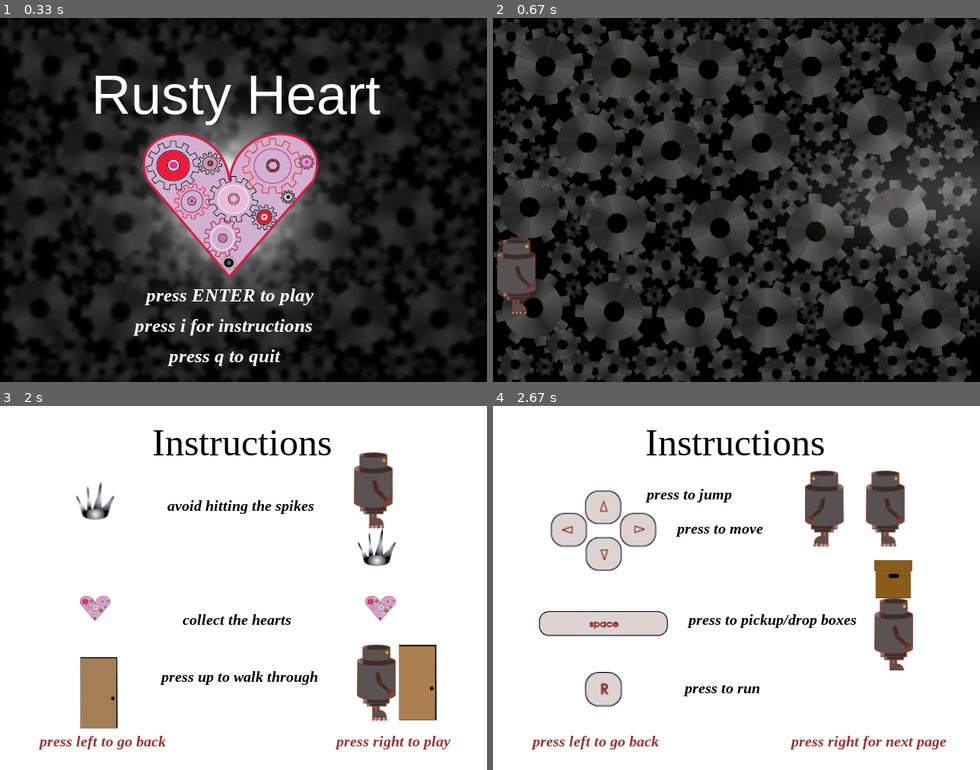
Above: before the commit, frames 1-4 (two rows, left to right).
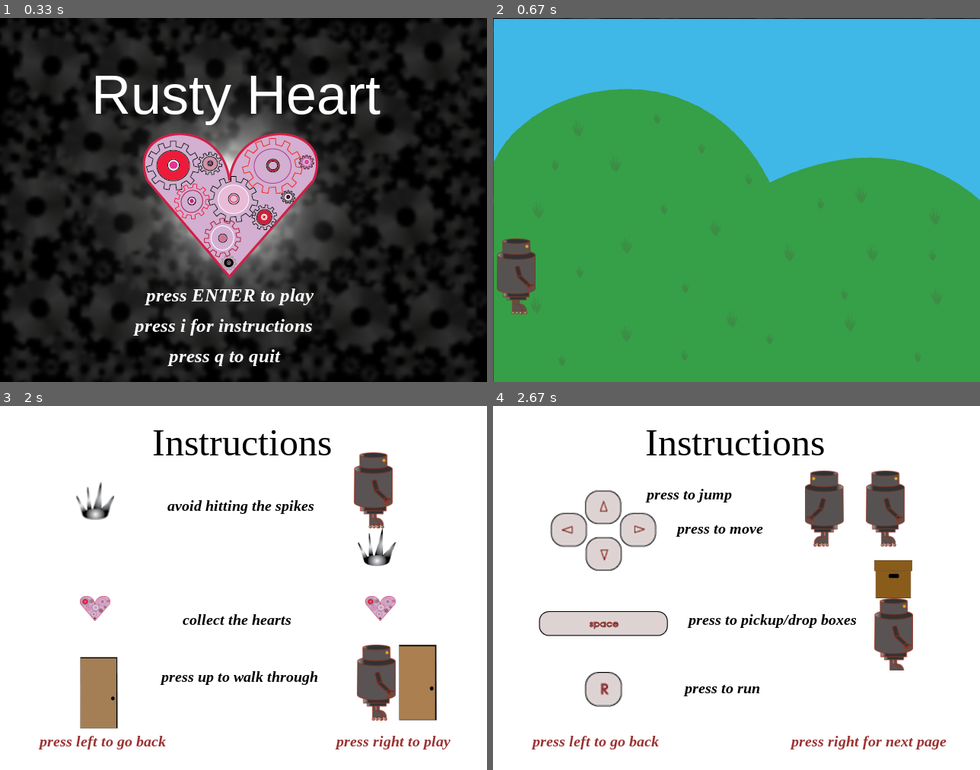
Above: after the commit, the same moments.

Repository: beatriceliang/RustyHeart
Game: pygame game, started from RustyHeart.py
Two runs of this game, one before a commit and one after it. Both use one fixed random seed, a clock stepped at 60 frames per second and the inputs below. The source is Python 2; it was converted automatically to run under Python 3.
Inputs:
- Up to frame 1 (0.33 s): no input
- Up to frame 2 (0.67 s): tap Enter at 0.33 s
- Up to frame 3 (2 s): tap Space at 0.67 s; tap Enter at 1 s; tap I at 1.33 s; hold Right from 1.67 s (still down)
- Up to frame 4 (2.67 s): release Right at 2.13 s; hold Left 2.17-2.63 s

Frame 1 is identical in both runs. In frame 2, 99% of the frame differs, in the area x 0-100%, y 0-100%; in frame 3, less than 0.1%; in frame 4, nothing differs.

Commit message:
changed from mp3 to wav

Diff:
--- a/RustyHeart.py
+++ b/RustyHeart.py
@@ -122,7 +122,7 @@
 					column += cardboardSize
 					mCount = 0
 				elif obj == 'C':
-					self.heart = Heart.Heart([column, row])
+					self.heart = Heart.Heart([column+10, row+10])
 					self.objects.append(self.heart)
 					cbox = box.Box([column,row],"cardboard",self.rusty,boxImages)
 					self.objects.append(cbox)
@@ -155,6 +155,9 @@
 		soundstate = "start"
 		pygame.mixer.music.load('music/start.mp3')
 		pygame.mixer.music.play(-1)
+
+		startMusic = pygame.mixer.music.load('music/start.mp3')
+
 		jump = pygame.mixer.Sound( "music/jumping.wav" )
 		jump.set_volume(0.05)
 		pickup = pygame.mixer.Sound( "music/pickup.wav" )
@@ -201,7 +204,7 @@
 							self.state = "sandbox"
 							pygame.mixer.music.load('music/chaos.mp3')
 							soundstate = "play"
-							self.loadLevel('levels/level0.csv','factory')
+							self.loadLevel('levels/level0.csv','outdoor')
 
 
 				pygame.display.update(self.refresh)
@@ -228,7 +231,7 @@
 								self.Door = None
 								self.rusty.box = None
 
-								self.loadLevel('levels/level1.csv','outdoor')
+								self.loadLevel('levels/level1.csv','factory')
 								level.play()
 
 
Binary file changed: images/leaf.png
Binary file changed: images/littleHeart.png
Not shown, changed: Heart.pyc
Not shown, added: music/Adventure Meme.wav
Not shown, added: music/All This.mp3
Not shown, added: music/All This.wav
Not shown, added: music/Ambler.wav
Not shown, added: music/Evening of Chaos.wav
Not shown, added: music/Radio Martini.wav
Not shown, changed: rusty.pyc
